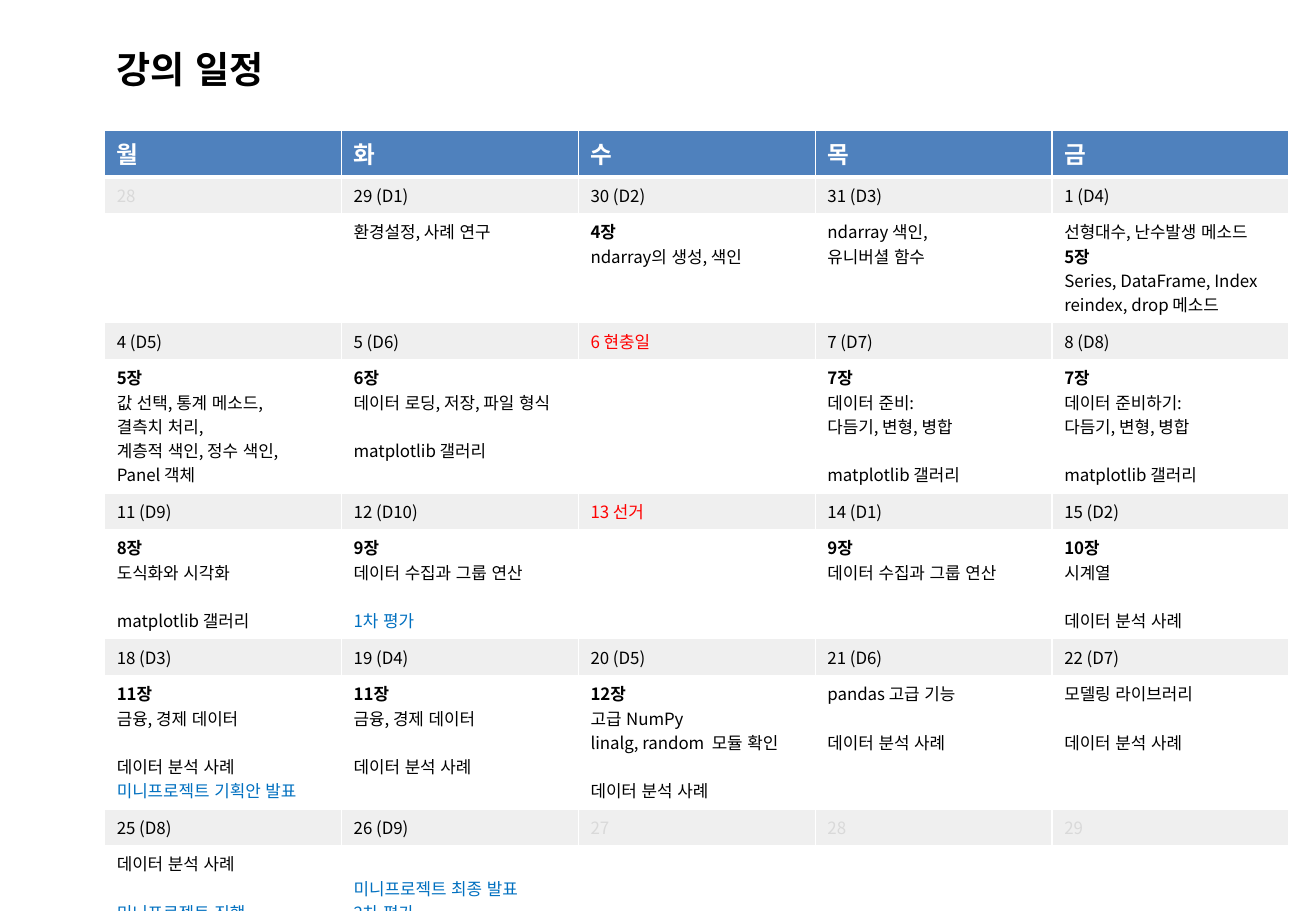
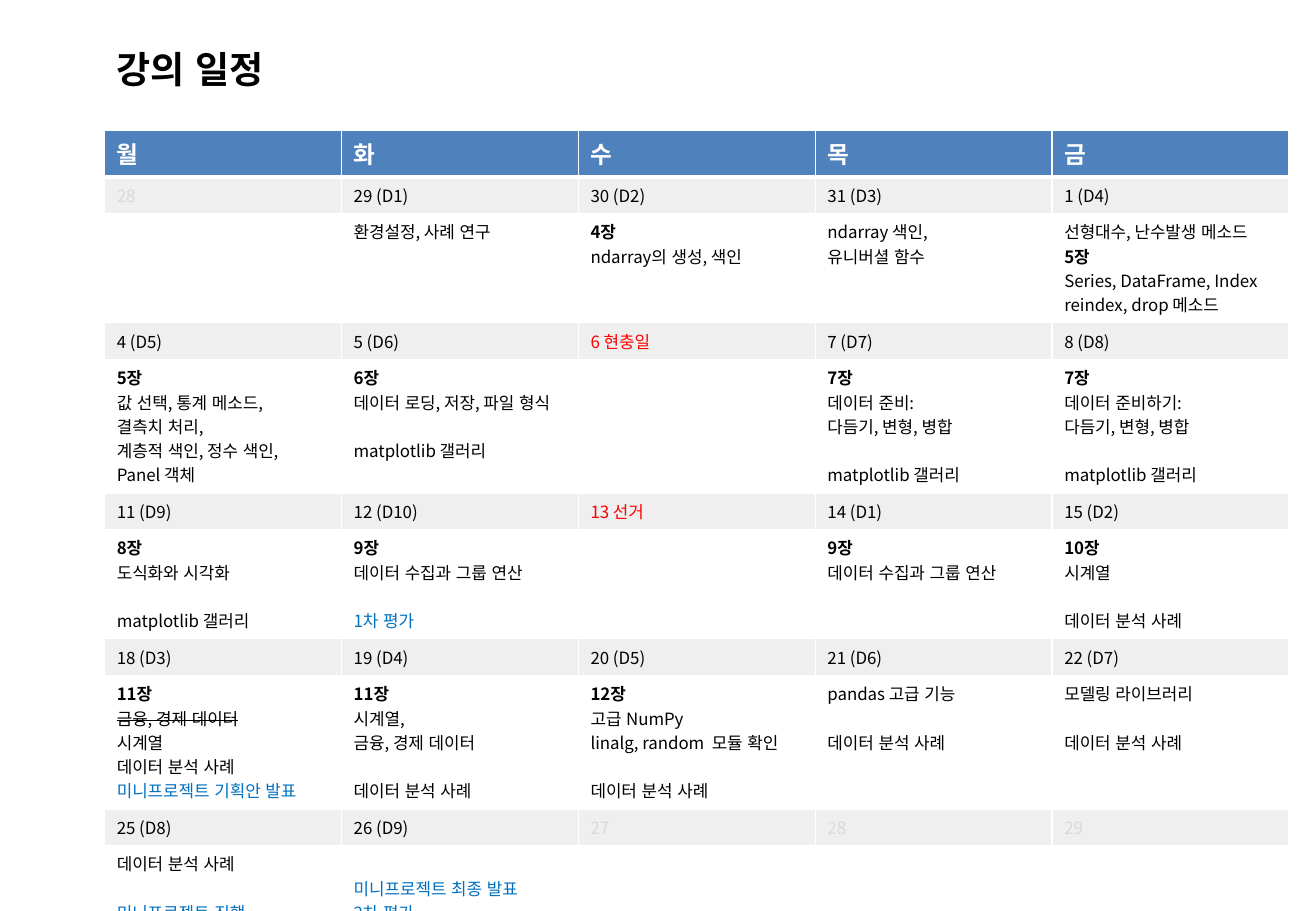
Before and after one commit to sulheebaek/DAPython, a slide deck: slide 3 of 한2018_파이썬을 활용한 데이터 분석_강의개요.pptx. Drawn at 1316x911 pixels with LibreOffice and Linux fonts; fonts in the diff are those of the drawing; background and template pictures are left out. Boxes give left, top, right and bottom in pixels: in the first picture for what was removed or moved away, otherwise in the second. Text is boxed around its words. In the diff, an @@ line names an element or a change of style, - is before the commit and + after.

```diff
--- a/한2018_파이썬을 활용한 데이터 분석_강의개요.pptx
+++ b/한2018_파이썬을 활용한 데이터 분석_강의개요.pptx
@@ table at (105, 130, 1289, 901) @@
-row 9, column 1: 11장 금융, 경제 데이터 / 데이터 분석 사례 / 미니프로젝트 기획안 발표
+row 9, column 1: 11장 금융, 경제 데이터 / 시계열 / 데이터 분석 사례 / 미니프로젝트 기획안 발표
-row 9, column 2: 11장 금융, 경제 데이터 / 데이터 분석 사례
+row 9, column 2: 11장 시계열, / 금융, 경제 데이터 / 데이터 분석 사례
```
Also in this commit, not shown: 4 slides added.
